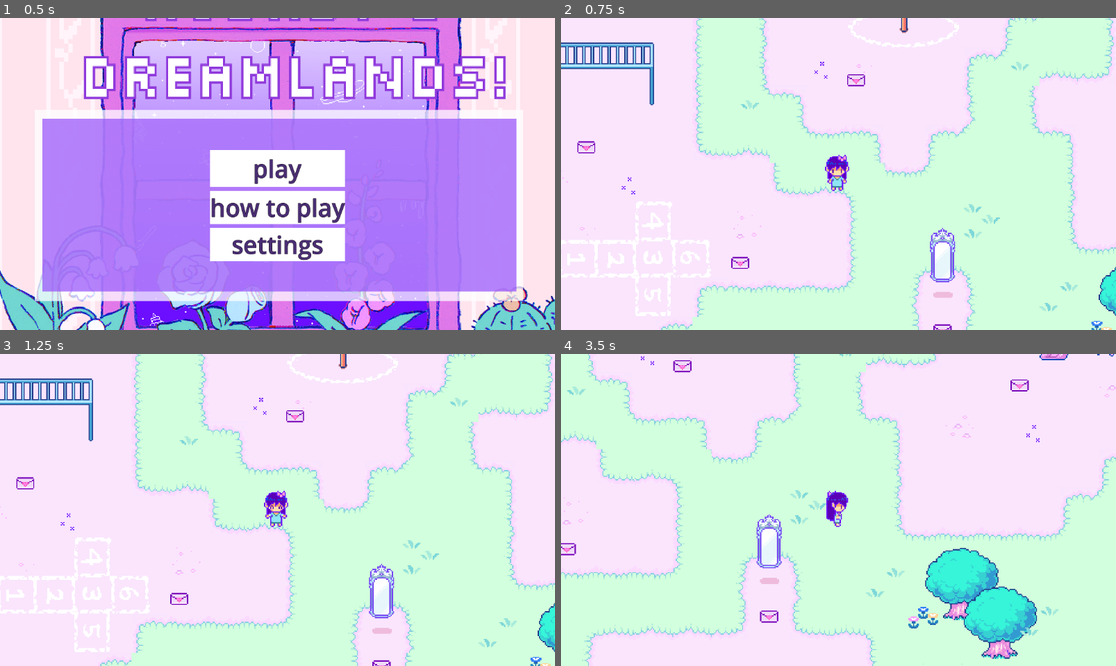
Above: before the commit, frames 1-4 (two rows, left to right).
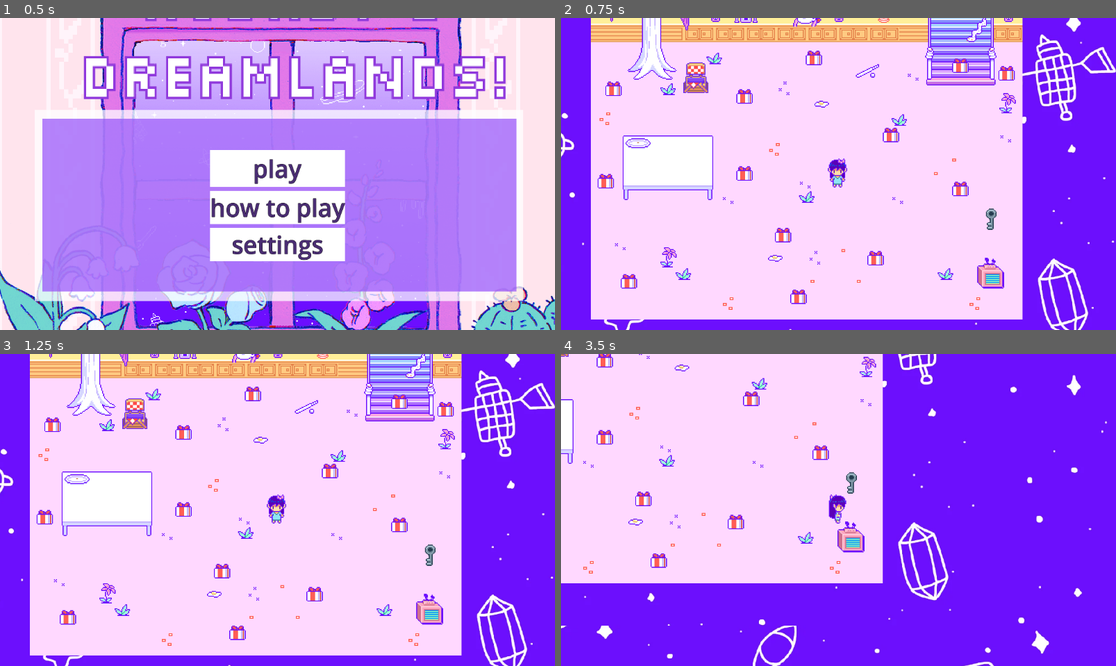
Above: after the commit, the same moments.

Repository: aethsmq/theoret_jessica_tp3
Game: Godot game, scene res://scenes/pause_menu.tscn
The game is run twice, just before and just after one commit, with the same random seed, the same clock (stepped at 60 frames per second) and the same inputs.
Inputs:
- Up to frame 1 (0.5 s): no input
- Up to frame 2 (0.75 s): click "play" at 0.5 s
- Up to frame 3 (1.25 s): no input
- Up to frame 4 (3.5 s): tap Enter at 1.25 s; hold Right (right) 1.28-2.03 s; hold Down (ui_down) 2.03-2.78 s; hold Right (right) from 2.78 s (still down)

Frame 1 is identical in both runs. In frame 2, 68% of the frame differs, in the area x 0-100%, y 0-100%; in frame 3, 68%; in frame 4, 84%.

Commit message:
commit14

Diff:
--- a/projectgodot/scenes/gamemap_1.tscn
+++ b/projectgodot/scenes/gamemap_1.tscn
@@ -1,12 +1,14 @@
-[gd_scene load_steps=15 format=4 uid="uid://bl2vk847q8ix1"]
-
+[gd_scene load_steps=17 format=4 uid="uid://bl2vk847q8ix1"]
+
+[ext_resource type="Script" uid="uid://ccoh1jklkg5gw" path="res://scripts/gamemap_1.gd" id="1_1ktfh"]
 [ext_resource type="Texture2D" uid="uid://bpnptib447tn2" path="res://assets/background/space background.webp" id="2_iwmkq"]
 [ext_resource type="Texture2D" uid="uid://cigpu5rc26yhm" path="res://assets/spritesheets/omorispritesheet background.png" id="3_sktk1"]
 [ext_resource type="PackedScene" uid="uid://pwtjv1goq7xo" path="res://scenes/player.tscn" id="4_wm00t"]
 [ext_resource type="AudioStream" uid="uid://cg50ue2pqn2s4" path="res://assets/audio/omori ost.wav" id="5_0vwfa"]
 [ext_resource type="Script" uid="uid://dri7736cya1jw" path="res://scripts/audio_stream_player_2d.gd" id="6_3pak0"]
+[ext_resource type="PackedScene" uid="uid://bsc7wyaji7200" path="res://scenes/key.tscn" id="6_iwmkq"]
 [ext_resource type="PackedScene" uid="uid://dic0bjs576scd" path="res://scenes/powerup.tscn" id="7_xjss1"]
-[ext_resource type="Script" uid="uid://br0kcey6hnek7" path="res://scripts/area_2d.gd" id="8_1ktfh"]
+[ext_resource type="Script" uid="uid://dc5bxvg400gtm" path="res://scripts/area_2d.gd" id="8_1ktfh"]
 [ext_resource type="PackedScene" uid="uid://b71vrjpvna53m" path="res://scenes/television.tscn" id="8_7mdys"]
 [ext_resource type="Script" uid="uid://bxd8f34hd8i4i" path="res://scripts/game_manager.gd" id="9_dg31i"]
 
@@ -653,8 +655,8 @@
 [sub_resource type="TileSet" id="TileSet_1bdoo"]
 sources/0 = SubResource("TileSetAtlasSource_aboh2")
 
-[sub_resource type="RectangleShape2D" id="RectangleShape2D_1ktfh"]
-size = Vector2(64, 9)
+[sub_resource type="RectangleShape2D" id="RectangleShape2D_kc7sd"]
+size = Vector2(64, 14)
 
 [sub_resource type="TileSetAtlasSource" id="TileSetAtlasSource_nduwo"]
 texture = ExtResource("3_sktk1")
@@ -1323,6 +1325,7 @@
 sources/0 = SubResource("TileSetAtlasSource_nduwo")
 
 [node name="game map" type="Node2D"]
+script = ExtResource("1_1ktfh")
 
 [node name="SpaceBackground" type="Sprite2D" parent="."]
 position = Vector2(576, 320)
@@ -1379,12 +1382,12 @@
 region_enabled = true
 region_rect = Rect2(416, 0, 64, 8)
 
-[node name="Area2D" type="Area2D" parent="Sprite2D"]
+[node name="porte" type="Area2D" parent="Sprite2D"]
 script = ExtResource("8_1ktfh")
 
-[node name="CollisionShape2D" type="CollisionShape2D" parent="Sprite2D/Area2D"]
-position = Vector2(0, -0.5)
-shape = SubResource("RectangleShape2D_1ktfh")
+[node name="porteouvrable" type="CollisionShape2D" parent="Sprite2D/porte"]
+position = Vector2(0, -3)
+shape = SubResource("RectangleShape2D_kc7sd")
 
 [node name="TileMapLayer2" type="TileMapLayer" parent="."]
 tile_map_data = PackedByteArray("AAAaABwAAAAGAAQAAAAZABIAAAAAAAcAAAAtAA8AAAAMAAAAAAApAAwAAAADAAQAAAAiAAsAAAAAAAQAAAAwAB …(608 unchanged characters)…
@@ -1463,6 +1466,9 @@
 
 [node name="powerup15" parent="." instance=ExtResource("7_xjss1")]
 position = Vector2(504, 368)
+
+[node name="key" parent="." instance=ExtResource("6_iwmkq")]
+position = Vector2(760, 496)
 
 [node name="GameManager" type="Node" parent="."]
 unique_name_in_owner = true
@@ -1475,4 +1481,5 @@
 offset_bottom = 175.0
 metadata/_edit_use_anchors_ = true
 
-[connection signal="body_entered" from="Sprite2D/Area2D" to="Sprite2D/Area2D" method="_on_area_2D_body_entered"]
+[connection signal="body_entered" from="Sprite2D/porte" to="Sprite2D/porte" method="_on_body_entered"]
+[connection signal="body_entered" from="key" to="." method="_on_key_body_entered"]
--- /dev/null
+++ b/projectgodot/scenes/key.tscn
@@ -0,0 +1,16 @@
+[gd_scene load_steps=3 format=3 uid="uid://bsc7wyaji7200"]
+
+[ext_resource type="Texture2D" uid="uid://rp2o6c7h572q" path="res://assets/spritesheets/Miscellaneous.png" id="1_yk2u2"]
+
+[sub_resource type="CircleShape2D" id="CircleShape2D_fttkb"]
+radius = 8.0
+
+[node name="Area2D" type="Area2D"]
+
+[node name="Sprite2D" type="Sprite2D" parent="."]
+texture = ExtResource("1_yk2u2")
+region_enabled = true
+region_rect = Rect2(200, 96, 16, 32)
+
+[node name="CollisionShape2D" type="CollisionShape2D" parent="."]
+shape = SubResource("CircleShape2D_fttkb")
--- a/projectgodot/scripts/area_2d.gd
+++ b/projectgodot/scripts/area_2d.gd
@@ -1,5 +1,7 @@
 extends Area2D
+func enable_collision():
+	$CollisionShape2D.disabled = false
 
-func _on_area_2D_body_entered(body: Node2D) -> void:
-	get_tree().change_scene_to_file("res://scenes/gamemap_2.tscn")
-	pass # Replace with function body.
+func _on_body_entered(body: Node2D) -> void:
+	if body is player:
+		get_tree().change_scene_to_file("res://scenes/gamemap_2.tscn")
--- /dev/null
+++ b/projectgodot/scripts/gamemap_1.gd
@@ -0,0 +1,12 @@
+extends Node2D
+
+
+
+func _on_area_2d_body_entered(body: Node2D) -> void:
+	get_tree().change_scene_to_file("res://scenes/gamemap_2.tscn")
+
+
+
+func _on_key_body_entered(body: Node2D) -> void:
+	if body is player:
+		$Sprite2D/porte/porteouvrable.disabled = false
--- a/projectgodot/scripts/player.gd
+++ b/projectgodot/scripts/player.gd
@@ -1,4 +1,6 @@
 extends CharacterBody2D
+
+class_name player
 
 @export var speed: float = 100.0
 
Not shown, changed: projectgodot/scripts/area_2d.gd.uid
Not shown, added: projectgodot/scripts/gamemap_1.gd.uid
